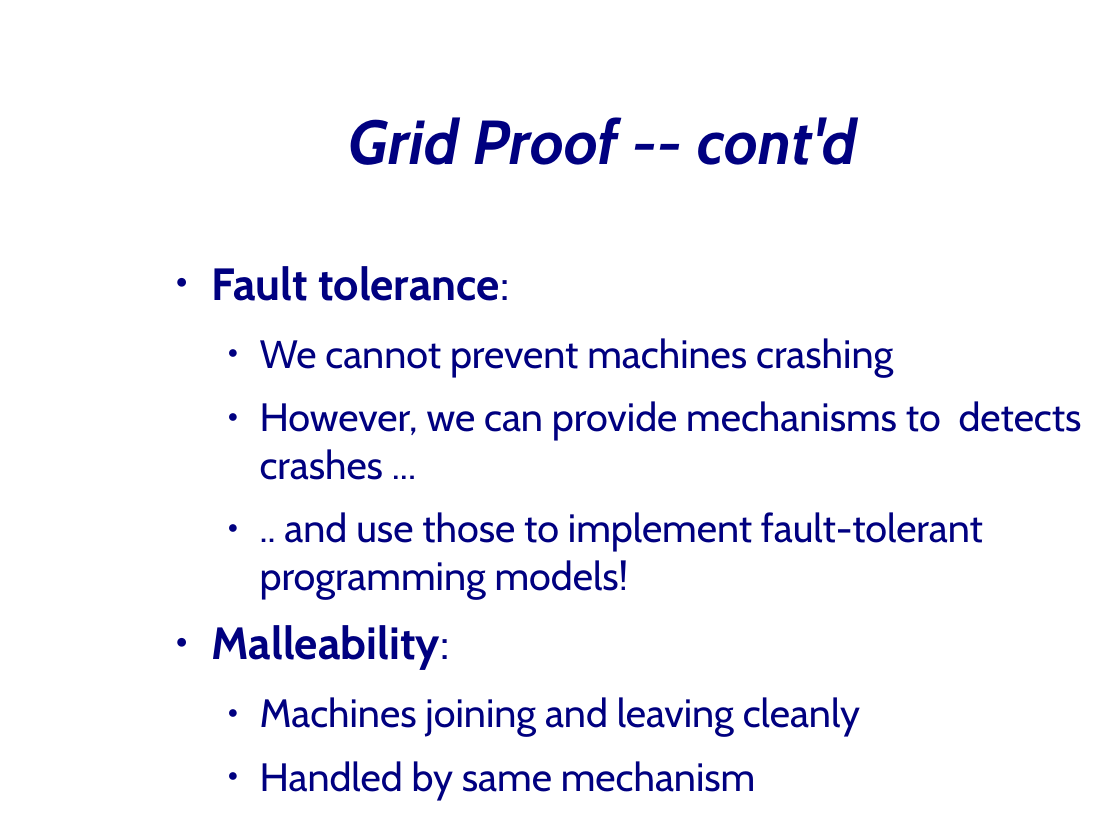
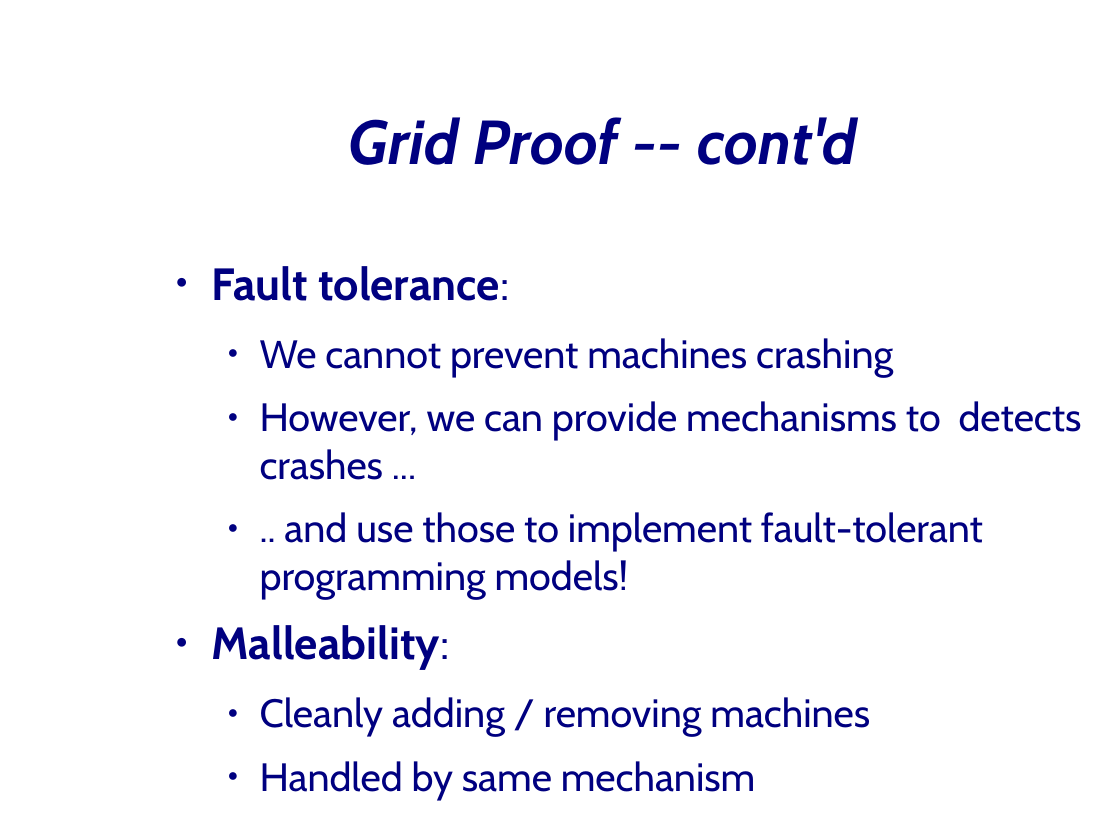
Before and after one commit to JungleComputing/www, a slide deck: slide 5 of tutorial/20080519-CCGrid08-Part-5-IPL.odp. Drawn at 1120x840 pixels with LibreOffice and Linux fonts; fonts in the diff are those of the drawing; background and template pictures are left out. Boxes give left, top, right and bottom in pixels: in the first picture for what was removed or moved away, otherwise in the second. Text is boxed around its words. In the diff, an @@ line names an element or a change of style, - is before the commit and + after.

```diff
--- a/tutorial/20080519-CCGrid08-Part-5-IPL.odp
+++ b/tutorial/20080519-CCGrid08-Part-5-IPL.odp
@@ text at [260,697,870,737]: text changed @@
-  ● Machines joining and leaving cleanly
+  ● Cleanly adding / removing machines
```
Also in this commit, not shown: 14 other slides changed, 4 slides added, 1 slide removed, 10 other files.
